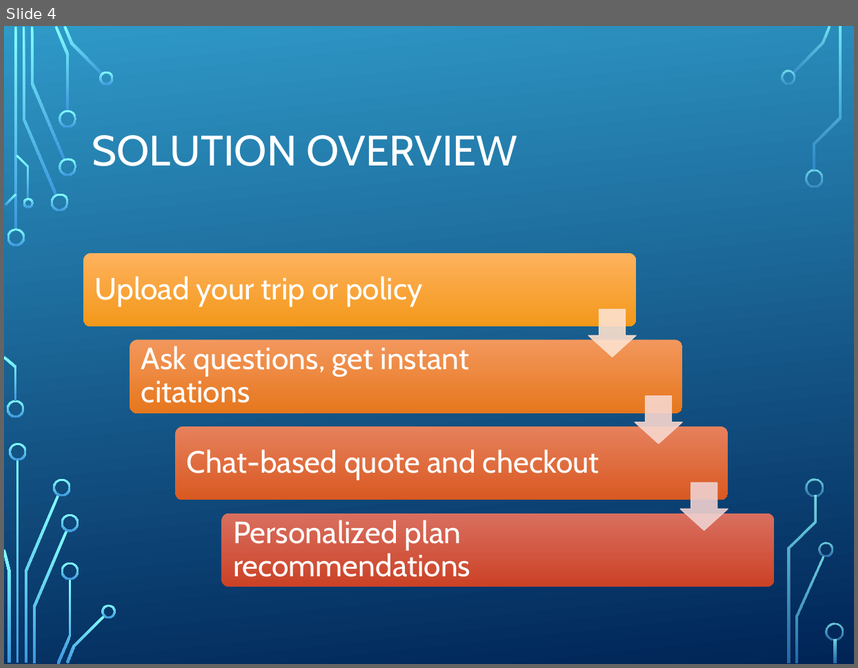
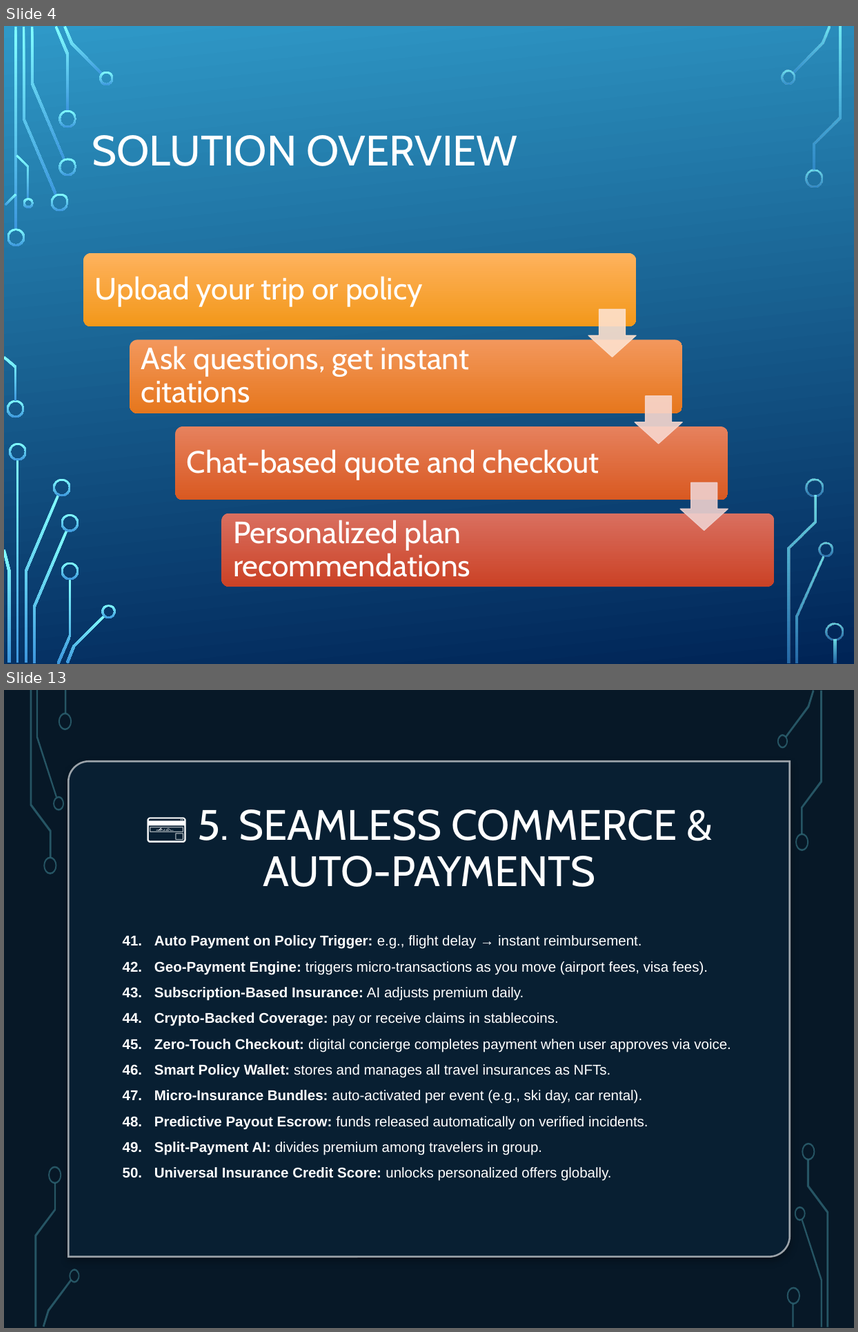
Before and after one commit to NguiWeily/ancileo-msig-demo, a slide deck: Ancileo x MSIG J-W.pptx. Shown one above the other, each under a label of ours: slide 4 before the commit, slides 4 and 13 after it; the slides between them are not shown. The pictures are 858x668 and 858x1332 pixels, drawn with LibreOffice and Linux fonts; fonts in the diff are those of the drawing; background and template pictures are left out. Boxes give left, top, right and bottom in pixels: in the first picture for what was removed or moved away, otherwise in the second. Text is boxed around its words. In the diff, an @@ line names an element or a change of style, - is before the commit and + after.

```diff
--- a/Ancileo x MSIG J-W.pptx
+++ b/Ancileo x MSIG J-W.pptx
@@ slide 13 added at (4,690,854,1328), background picture (left out); not listed: 17 template elements that a slide beside it also shows @@
@@ rectangle added at (4,690,854,1328), fill #000000 @@
@@ rectangle added at (4,690,854,1328), fill #092338 at 70% opacity @@
@@ group added at (30,690,72,874): 5 freeform shapes, 1 rectangle @@
@@ group added at (777,690,822,851): 4 freeform shapes @@
@@ round diag rect added at (69,761,791,1256), fill #092338 at 80% opacity, outline #FFFFFF 1.5 pt @@
@@ title added at (198,809,677,887), 36 pt, text #FFFFFF @@
+💳 5. SEAMLESS COMMERCE & AUTO-PAYMENTS
@@ text added at (154,935,731,1181), 12 pt, text #FFFFFF @@
+41. Auto Payment on Policy Trigger: e.g., flight delay → instant reimbursement.
+42. Geo-Payment Engine: triggers micro-transactions as you move (airport fees, visa fees).
+43. Subscription-Based Insurance: AI adjusts premium daily.
+44. Crypto-Backed Coverage: pay or receive claims in stablecoins.
+45. Zero-Touch Checkout: digital concierge completes payment when user approves via voice.
+46. Smart Policy Wallet: stores and manages all travel insurances as NFTs.
+47. Micro-Insurance Bundles: auto-activated per event (e.g., ski day, car rental).
+48. Predictive Payout Escrow: funds released automatically on verified incidents.
+49. Split-Payment AI: divides premium among travelers in group.
+50. Universal Insurance Credit Score: unlocks personalized offers globally.
@@ group added at (34,1166,81,1327): 4 freeform shapes @@
@@ group added at (787,1142,829,1327): 5 freeform shapes, 1 rectangle @@
```
Also in this commit, not shown: 4 slides changed, 9 other slides added, 1 slide removed.
